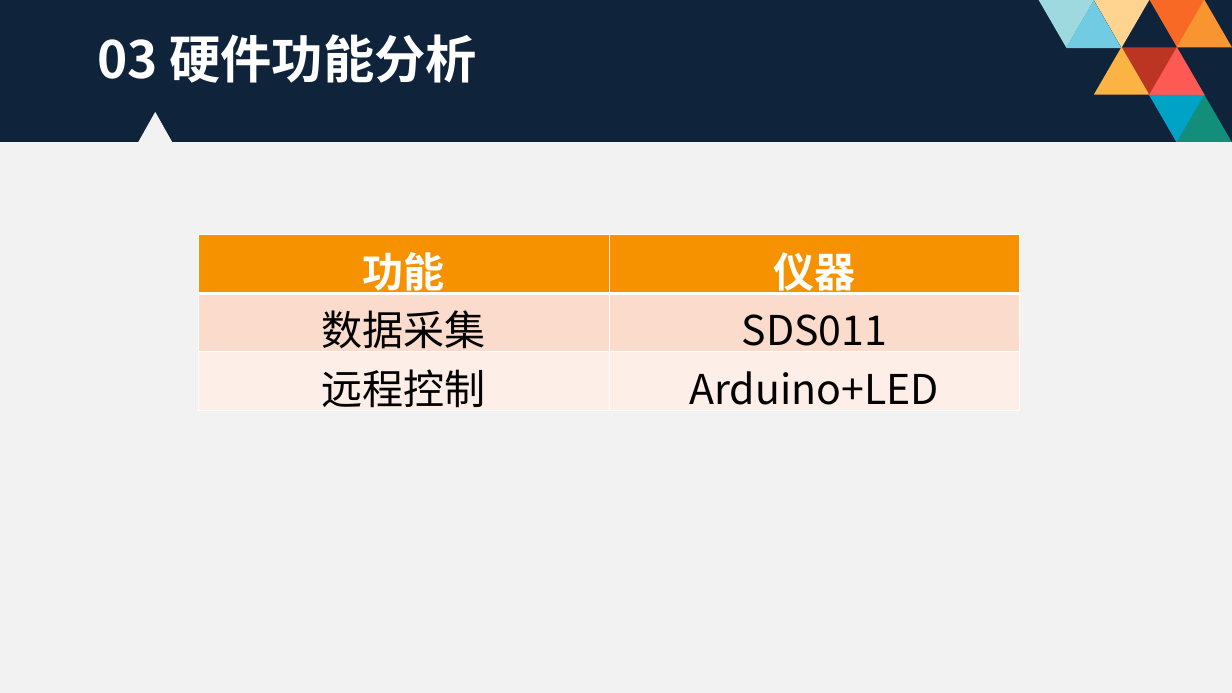
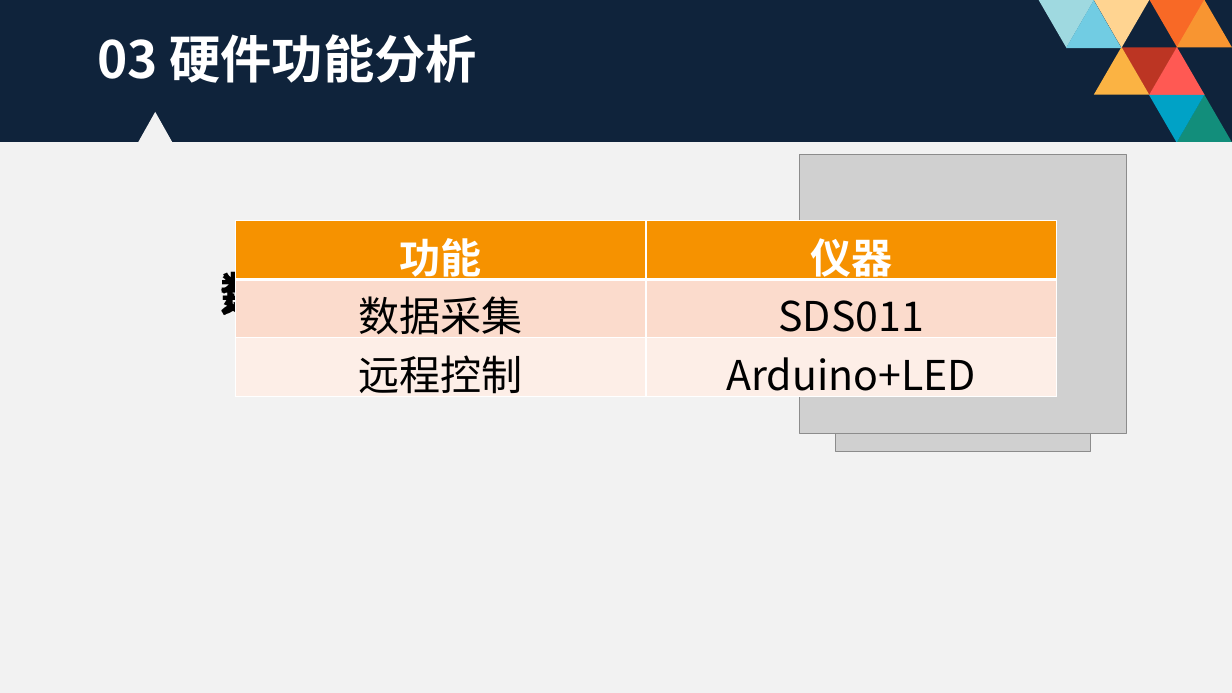
Before and after one commit to reduceme/paper, a slide deck: slide 11 of 毕业答辩PPT.pptx. Drawn at 1232x693 pixels with LibreOffice and Linux fonts; fonts in the diff are those of the drawing; grey boxes stand for pictures; background and template pictures are left out. Boxes give left, top, right and bottom in pixels: in the first picture for what was removed or moved away, otherwise in the second. Text is boxed around its words. In the diff, an @@ line names an element or a change of style, - is before the commit and + after.

```diff
--- a/毕业答辩PPT.pptx
+++ b/毕业答辩PPT.pptx
@@ picture added at (x1=800, y1=154, x2=1127, y2=433) @@
@@ picture added at (x1=836, y1=200, x2=1091, y2=451) @@
@@ table resized from (x1=199, y1=235, x2=1019, y2=412) to (x1=236, y1=221, x2=1056, y2=405) @@
@@ 4 texts moved together from (x1=281, y1=272, x2=888, y2=362) to (x1=220, y1=264, x2=765, y2=373) @@
```
Also in this commit, not shown: 6 other slides changed, 3 slides added, 1 slide removed, 2 other files.
